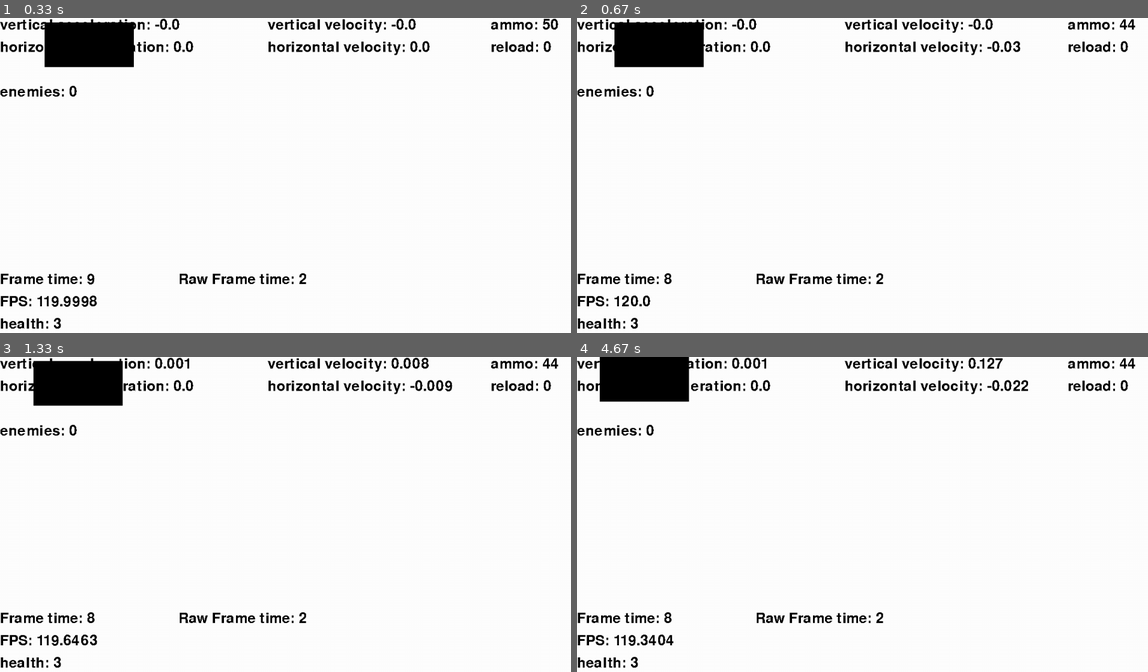
Above: before the commit, frames 1-4 (two rows, left to right).
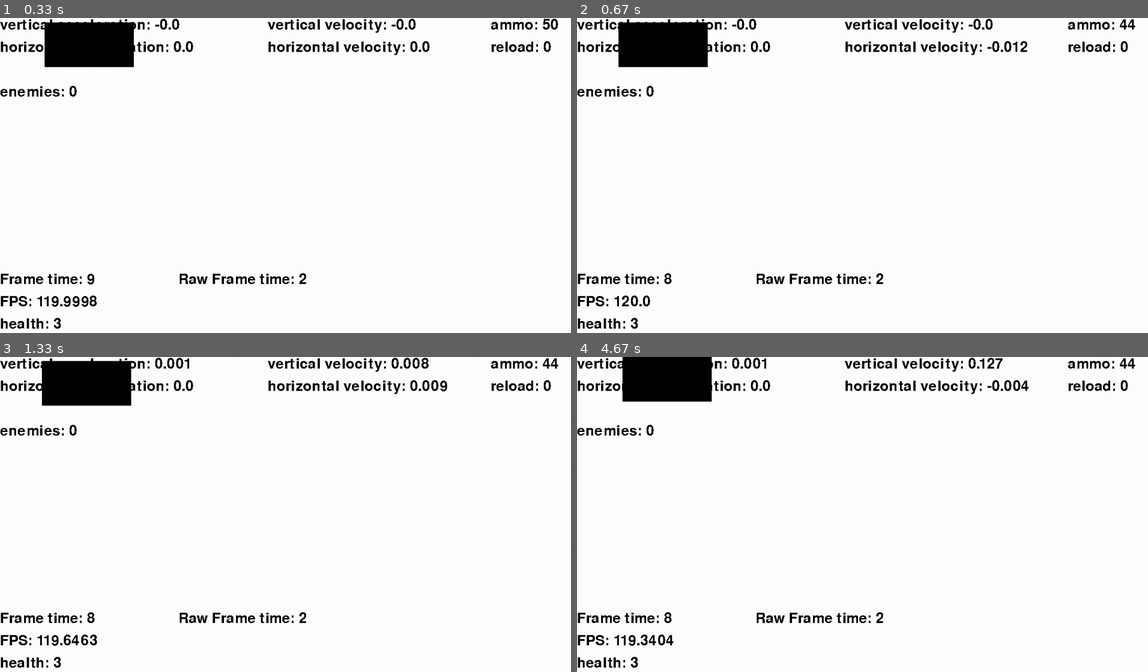
Above: after the commit, the same moments.

Repository: Ar-e-k/space-game
Game: pygame game, started from main.py
Same seed, same stepped clock (60 frames per second), same inputs: the game is played once before the commit and once after it.
Inputs:
- Up to frame 1 (0.33 s): no input
- Up to frame 2 (0.67 s): tap F at 0.33 s
- Up to frame 3 (1.33 s): hold D 0.67-1.13 s; tap Space at 0.73, 1.03, 1.23 s; tap F at 0.82 s; hold W from 1.17 s (still down)
- Up to frame 4 (4.67 s): release W at 1.47 s; tap Space at 1.57, 1.87, 2.63, 2.97, 3.27, 3.4, 4.47 s; hold A 2.9-3.3 s; hold W 3.33-3.7 s; tap F at 3.48 s

Frame 1 is identical in both runs. In frame 2, 0.3% of the frame differs, in the area x 6-79%, y 1-16%; in frame 3, 0.6%; in frame 4, 1.1%, in the area x 3-80%, y 0-15%.

Commit message:
added health and damage

Diff:
--- a/main.py
+++ b/main.py
@@ -99,8 +99,8 @@
         self.get_text(str("Frame time: "+str(round(fps.get_time(), 4))), [0, screen_y-150])
         self.get_text(str("Raw Frame time: "+str(round(fps.get_rawtime(), 4))), [400, screen_y-150])
 
-    def get_text(self, text, pos):
-        acceleration=self._font.render(text, False, [0,0,0])
+    def get_text(self, text, pos, colour=[0,0,0]):
+        acceleration=self._font.render(text, False, colour)
         self._screen.blit(acceleration, pos)
 
     def draw_player(self):
@@ -111,8 +111,11 @@
         box=self.player.return_gun_box()
         pygame.draw.rect(self._screen, [125,0,0], box)
 
-    def draw_enemy(self, box):
+    def draw_enemy(self, box, enemy):
         pygame.draw.rect(self._screen, [0,0,0], box)
+        health=enemy.health
+        cords=enemy.cords
+        self.get_text(str(str(health)), cords, [255,255,255])
 
     def iterate_enemies(self, fire_check):
         player_box=self.player.return_box()
@@ -120,7 +123,7 @@
         for index, enemy in enumerate(self._enemies):
             box=enemy.return_box()
 
-            self.draw_enemy(box)
+            self.draw_enemy(box, enemy)
             self.check_colision(player_box, index, enemy, box)
             if fire_check:
                 self.check_colisions_laser(laser_box, index, enemy, box)
@@ -161,7 +164,9 @@
 
     playing=True #Determines is the game on or not
     player=sprites.player(100, 10, 3, 100000, 100, [200, 100], [screen_x, screen_y])
-    player.load_gun(sprites.gun(50, 4, [screen_x, 5], 200))
+    basic_gun=sprites.gun(50, 10, [screen_x, 10], 200, 0.002)
+    cleaner=sprites.gun(50, 10000, [screen_x, 2*screen_y], 0, 0)
+    player.load_gun(basic_gun)
     play=game(screen, player)
     paused=False
 
--- a/sprites.py
+++ b/sprites.py
@@ -43,7 +43,7 @@
 
     def fire(self):
         if self.gun.check_fire():
-            self.recoil=0.005
+            self.recoil=self.gun.get_recoil()
             self.gun.fire()
             return True
         return None
@@ -86,7 +86,7 @@
 
 class gun:
 
-    def __init__(self, ammo, damage, size, reload):
+    def __init__(self, ammo, damage, size, reload, recoil):
         self.damage=damage
 
         self.max_ammo=ammo
@@ -96,6 +96,8 @@
         self.max_reload=reload
 
         self.laser_size=size
+
+        self.recoil=recoil
 
     def reload(self):
         self.reloadTime=copy(self.max_reload)
@@ -118,9 +120,12 @@
         if self.ammo==0:
             self.reload()
 
+    def get_recoil(self):
+        return self.recoil
+
     def return_box(self, position, size):
         position[0]+=(size[0]/2)
-        position[1]+=(size[1]/2)
+        position[1]+=(size[1]/2)-self.laser_size[1]/2
         box=pygame.Rect(position, self.laser_size)
         return box
 
